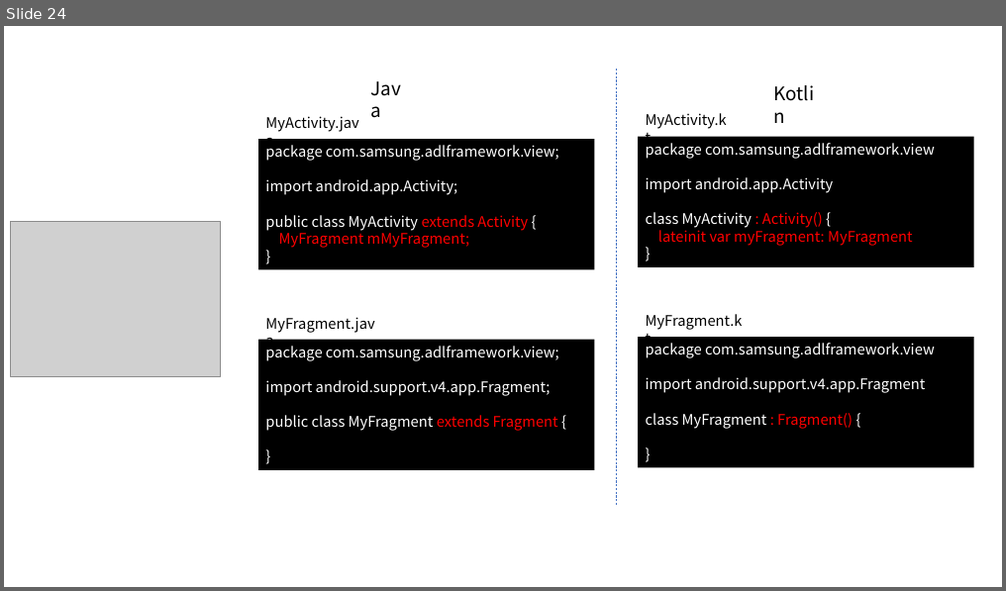
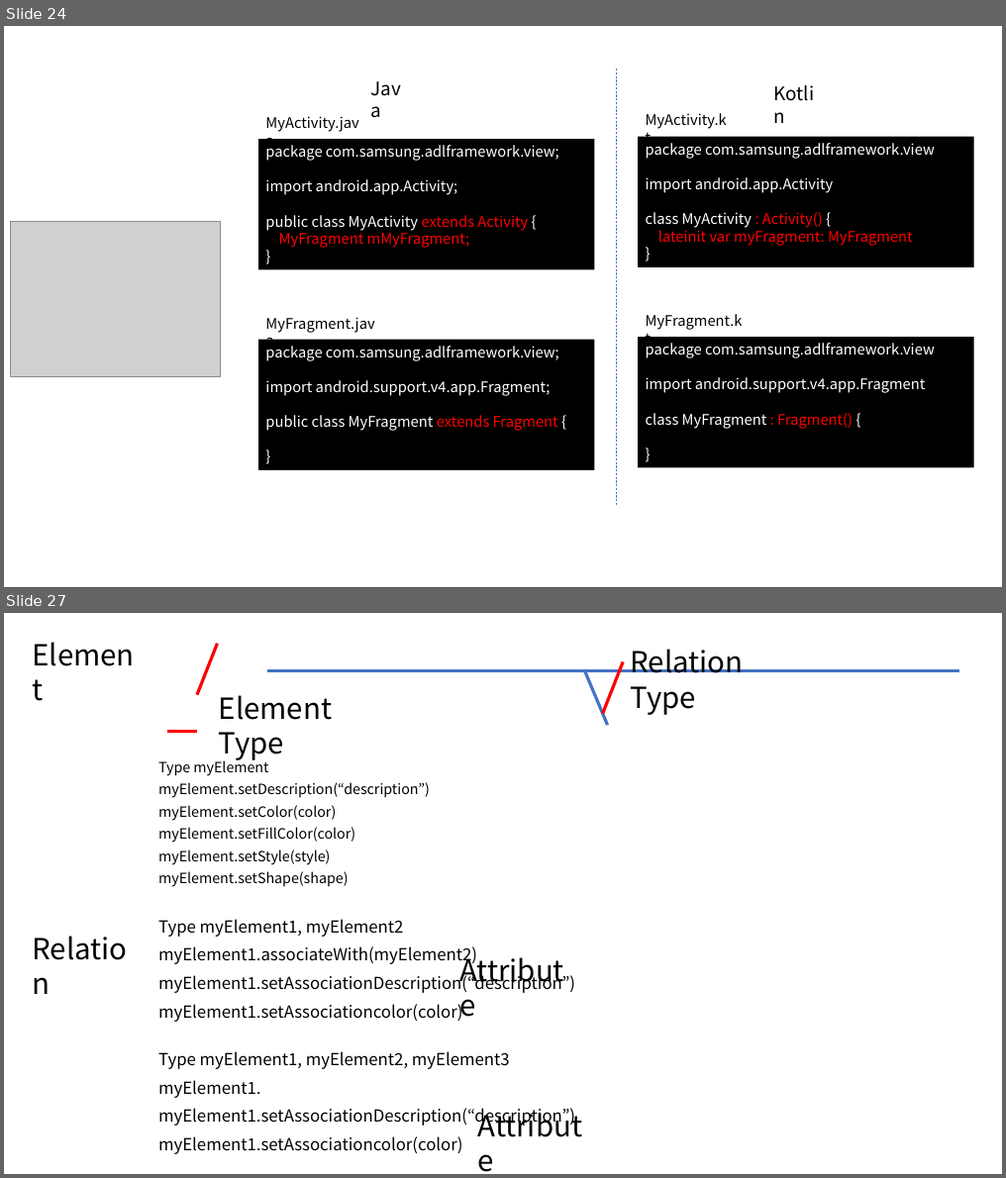
Before and after one commit to helloduk/TIL, a slide deck: AA/인증과제_ppt자료.pptx. Shown one above the other, each under a label of ours: slide 24 before the commit, slides 24 and 27 after it; the slides between them are not shown. The pictures are 1006x591 and 1006x1178 pixels, drawn with LibreOffice and Linux fonts; fonts in the diff are those of the drawing; grey boxes stand for pictures. Boxes give left, top, right and bottom in pixels: in the first picture for what was removed or moved away, otherwise in the second. Text is boxed around its words. In the diff, an @@ line names an element or a change of style, - is before the commit and + after.

```diff
--- a/AA/인증과제_ppt자료.pptx
+++ b/AA/인증과제_ppt자료.pptx
@@ slide 27 added at (x1=4, y1=613, x2=1002, y2=1174), background #FFFFFF @@
@@ line added from (197, 694) to (218, 644), #FF0000 3 pt @@
@@ line added from (267, 670) to (959, 670), #4472C4 3 pt @@
@@ line added from (585, 670) to (607, 725), #4472C4 3 pt @@
@@ line added from (603, 713) to (623, 662), #FF0000 3 pt @@
@@ text added at (x1=631, y1=649, x2=744, y2=715), 28 pt, text #000000 @@
+Relation Type
@@ text added at (x1=219, y1=695, x2=332, y2=720), 28 pt, text #000000 @@
+Element
@@ text added at (x1=158, y1=758, x2=430, y2=887), 13.6 pt, text #000000 @@
+Type myElement
+myElement.setDescription(“description”)
+myElement.setColor(color)
+myElement.setFillColor(color)
+myElement.setStyle(style)
+myElement.setShape(shape)
@@ line added from (168, 732) to (197, 732), #FF0000 3 pt @@
@@ text added at (x1=219, y1=732, x2=284, y2=761), 28 pt, text #000000 @@
+Element Type
@@ text added at (x1=25, y1=928, x2=147, y2=970), 28 pt, text #000000 @@
+Relation
@@ text added at (x1=158, y1=919, x2=575, y2=1155), 16 pt, text #000000 @@
+Type myElement1, myElement2
+myElement1.associateWith(myElement2)
+myElement1.setAssociationDescription(“description”)
+myElement1.setAssociationcolor(color)
@@ text added at (x1=452, y1=950, x2=585, y2=992), 28 pt, text #000000 @@
+Attribute
@@ text added at (x1=158, y1=1052, x2=575, y2=1127), 16 pt, text #000000 @@
+Type myElement1, myElement2, myElement3
+myElement1.
+myElement1.setAssociationDescription(“description”)
+myElement1.setAssociationcolor(color)
@@ text added at (x1=470, y1=1104, x2=603, y2=1147), 28 pt, text #000000 @@
+Attribute
```
Also in this commit, not shown: 1 slide changed, 8 other slides added.
